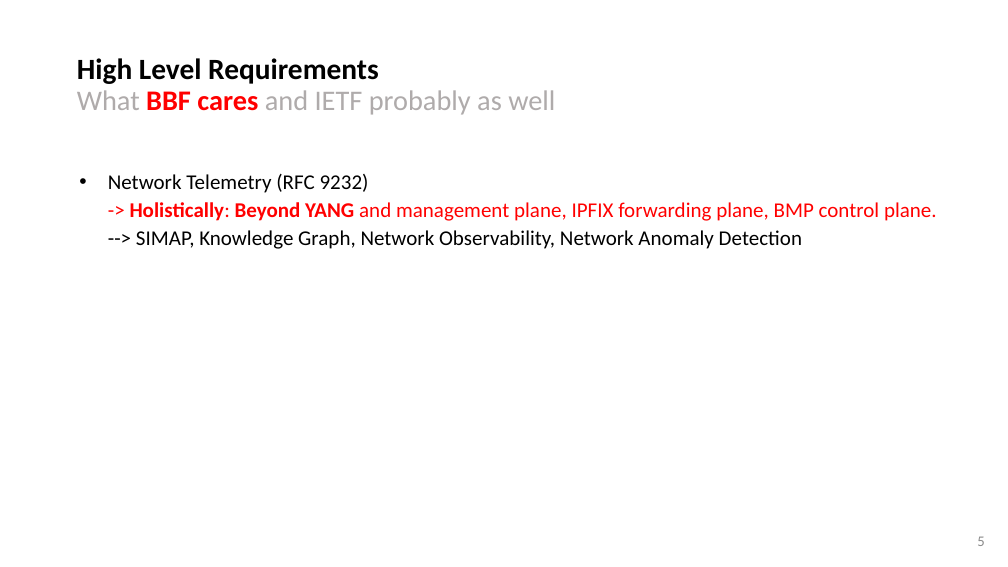
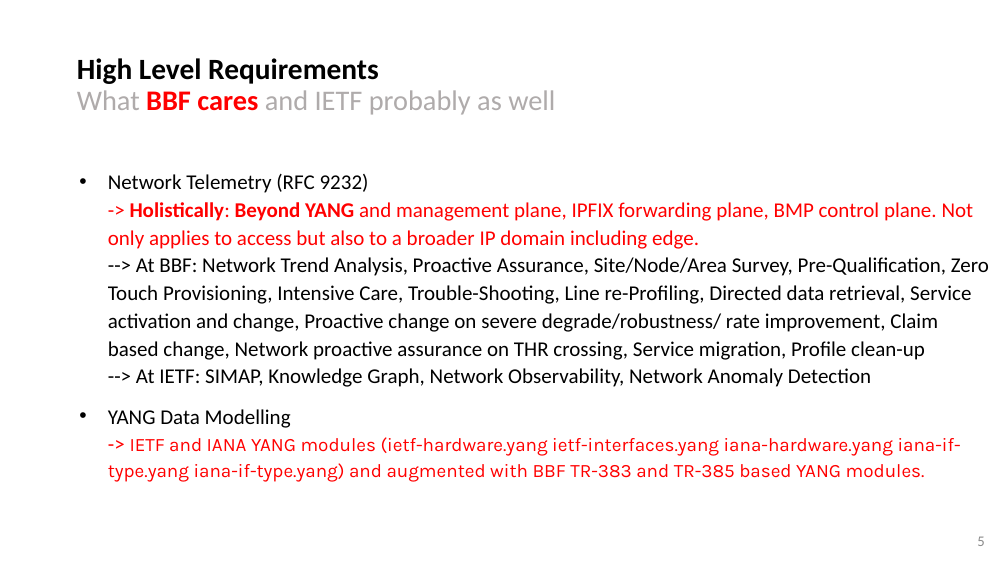
Before and after one commit to network-analytics/ietf-network-analytics-document-status, a slide deck: slide 5 of 122/NMOP/wt508-yang-messag-broker-integration-comparisonn.pptx. Drawn at 1008x567 pixels with LibreOffice and Linux fonts; fonts in the diff are those of the drawing. Boxes give left, top, right and bottom in pixels: in the first picture for what was removed or moved away, otherwise in the second. Text is boxed around its words. In the diff, an @@ line names an element or a change of style, - is before the commit and + after.

```diff
--- a/122/NMOP/wt508-yang-messag-broker-integration-comparisonn.pptx
+++ b/122/NMOP/wt508-yang-messag-broker-integration-comparisonn.pptx
@@ text at <box>108,174,989,482</box>: text changed @@
-• Network Telemetry (RFC 9232)
-  -> Holistically: Beyond YANG and management plane, IPFIX forwarding plane, BMP control plane.
-  --> SIMAP, Knowledge Graph, Network Observability, Network Anomaly Detection
+• Network Telemetry (RFC 9232)
+  -> Holistically: Beyond YANG and management plane, IPFIX forwarding plane, BMP control plane. Not only applies to access but also to a broader IP domain including edge.
+  --> At BBF: Network Trend Analysis, Proactive Assurance, Site/Node/Area Survey, Pre-Qualification, Zero Touch Provisioning, Intensive Care, Trouble-Shooting, Line re-Profiling, Directed data retrieval, Service activation and change, Proactive change on severe degrade/robustness/ rate improvement, Claim based change, Network proactive assurance on THR crossing, Service migration, Profile clean-up
+  --> At IETF: SIMAP, Knowledge Graph, Network Observability, Network Anomaly Detection
+• YANG Data Modelling
+  -> IETF and IANA YANG modules (ietf-hardware.yang ietf-interfaces.yang iana-hardware.yang iana-if-type.yang iana-if-type.yang) and augmented with BBF TR-383 and TR-385 based YANG modules.
```
Also in this commit, not shown: 1 other slide changed, 1 other file.
